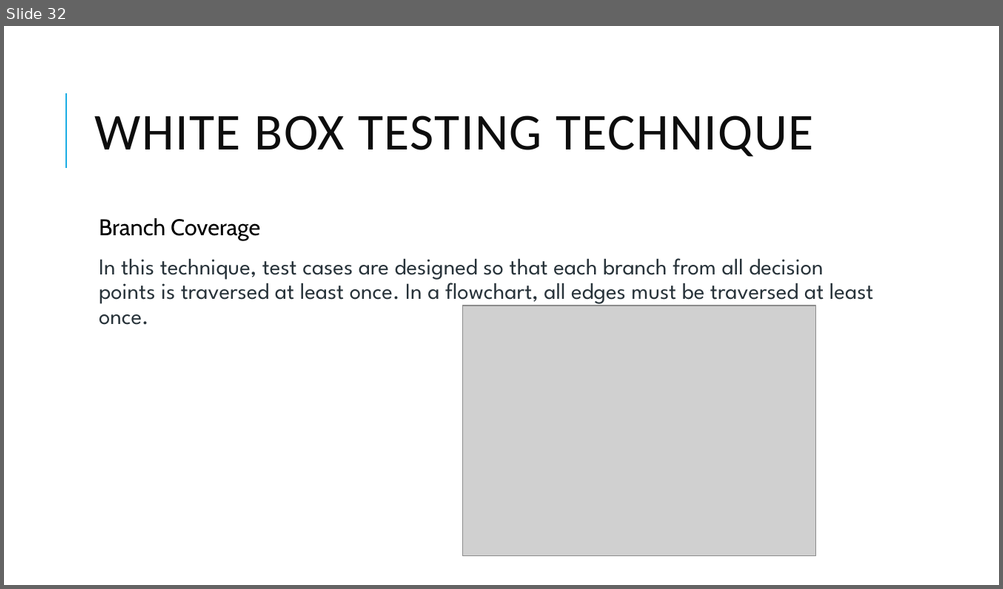
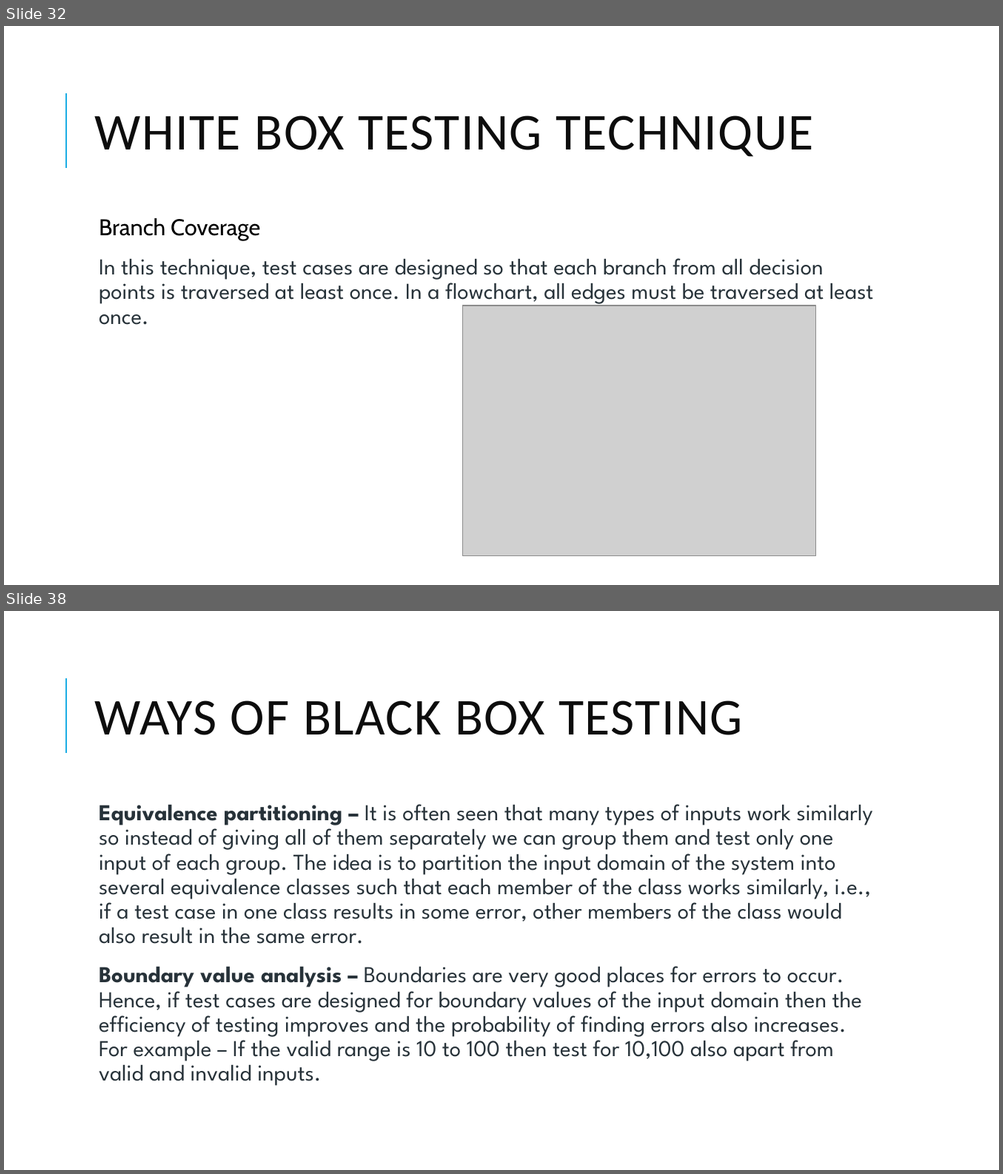
Before and after one commit to skandhwa/GroSkillIT-Batch1, a slide deck: class2.pptx. Shown one above the other, each under a label of ours: slide 32 before the commit, slides 32 and 38 after it; the slides between them are not shown. The pictures are 1003x589 and 1003x1174 pixels, drawn with LibreOffice and Linux fonts; fonts in the diff are those of the drawing; grey boxes stand for pictures. Boxes give left, top, right and bottom in pixels: in the first picture for what was removed or moved away, otherwise in the second. Text is boxed around its words. In the diff, an @@ line names an element or a change of style, - is before the commit and + after.

```diff
--- a/class2.pptx
+++ b/class2.pptx
@@ slide 38 added at [4,611,999,1170], background #FFFFFF; not listed: 1 template element that a slide beside it also shows @@
@@ title added at [95,701,742,735], 50 pt, text #0D0D0D @@
+WAYS OF BLACK BOX TESTING
@@ text added at [99,804,873,1086], 22 pt, text #273239 @@
+  Equivalence partitioning – It is often seen that many types of inputs work similarly so instead of giving all of them separately we can group them and test only one input of each group. The idea is to partition the input domain of the system into several equivalence classes such that each member of the class works similarly, i.e., if a test case in one class results in some error, other members of the class would also result in the same error.
+  Boundary value analysis – Boundaries are very good places for errors to occur. Hence, if test cases are designed for boundary values of the input domain then the efficiency of testing improves and the probability of finding errors also increases. For example – If the valid range is 10 to 100 then test for 10,100 also apart from valid and invalid inputs.
```
Also in this commit, not shown: 1 slide changed, 15 other slides added.
